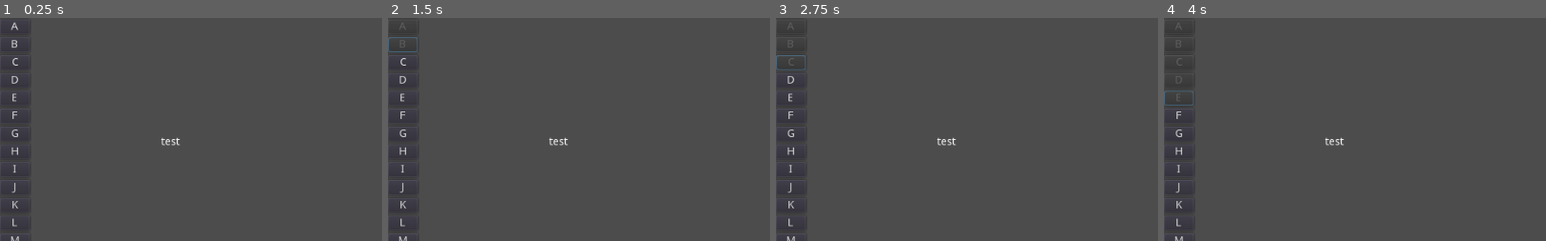
Above: before the commit, frames 1-4 (left to right).
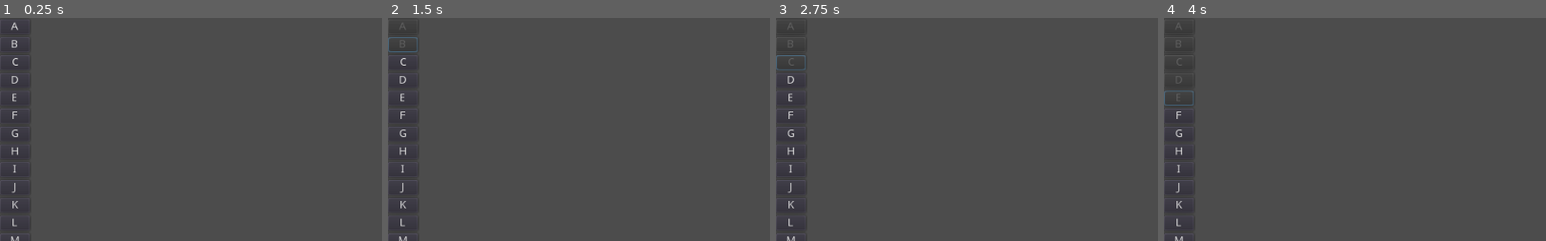
Above: after the commit, the same moments.

Repository: Jelared/Project-Jeu_du_Pendu
Game: Godot game, scene res://scenes/Main.tscn
The game is run twice, just before and just after one commit, with the same random seed, the same clock (stepped at 60 frames per second) and the same inputs.
Inputs:
- Up to frame 1 (0.25 s): no input
- Up to frame 2 (1.5 s): click "A" at 0.5 s; click "B" at 1.25 s
- Up to frame 3 (2.75 s): click "C" at 2 s
- Up to frame 4 (4 s): click "D" at 2.75 s; click "E" at 3.5 s
The pictures show only the part of the screen within x 0-50%, y 0-50%; the shares and areas given below are measured in that part.

The runs differ from the first frame. In frame 1, 0.1% of the frame differs, in the area x 42-48%, y 53-58%; in frame 2, 0.1%; in frame 3, 0.1%; in frame 4, 0.1%.

Commit message:
update 25-08-2022
Ajout du test in progress
in progress affichage

Diff:
--- a/scripts/Main.gd
+++ b/scripts/Main.gd
@@ -7,24 +7,17 @@
 var LettreClavier
 var Mot
 var Mot_separeL = []
-var affichage = "test"
+var affichage = ""
 
 #listes des mots
 var list = [  "apple","turnip","banana","clock","cup","flower","fork","glasses","oranage","pencil","spoon"]
 
 
 func _ready():
+	test()
 	bouttons()
 	choix_mot()
 	separation_mot()
-	demarrage()
-
-#démarrage ==> A revoir
-func demarrage():
-	$Affichage.text = affichage
-	affichage = Mot_separeL.size()
-	print(Mot_separeL.size())
-
 
 #l'appuie sur un bouton envoie un signal qui met en mémoire la lettre afficher sur le bouton et bloque le bouton qui ne peut plus etre utilisé
 func bouttons():
@@ -48,3 +41,19 @@
 	for lettreM in Mot:
 		Mot_separeL.append(lettreM)
 		print(Mot_separeL)
+
+#démarrage ==> A revoir
+func test():
+	if Mot_separeL.find(LettreClavier) == -1:
+		affichage = "ok"
+	else :
+		affichage = "no"
+
+
+#	for i in Mot_separeL:
+#			affichage += String(i)
+#		print(i)
+		$Affichage.text = affichage
+
+
+	print(affichage)
